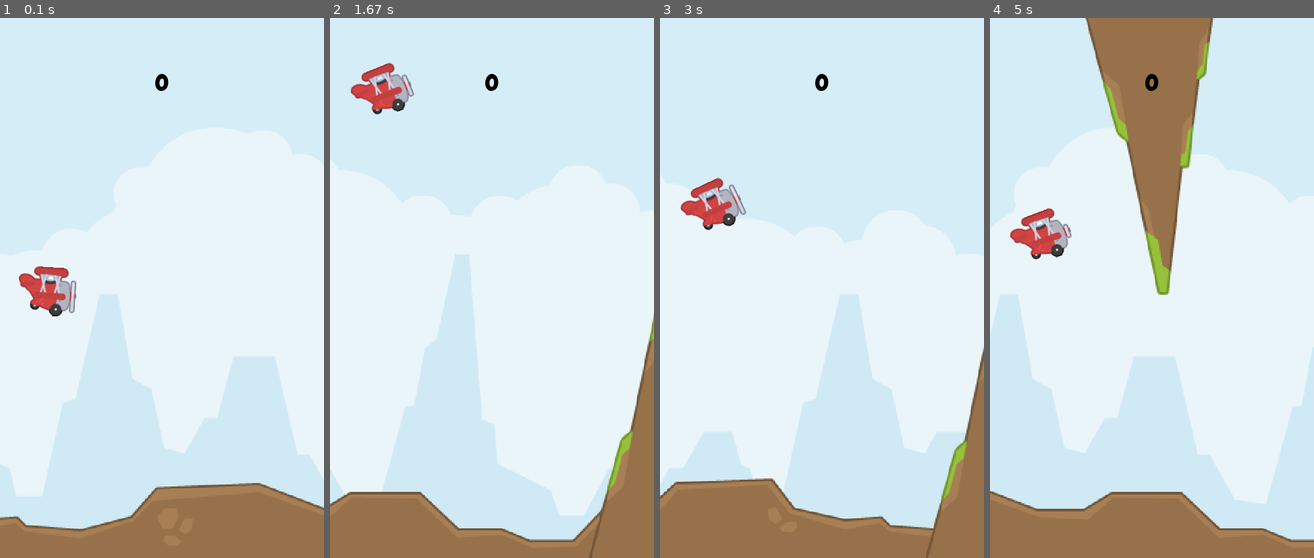
Above: before the commit, frames 1-4 (left to right).
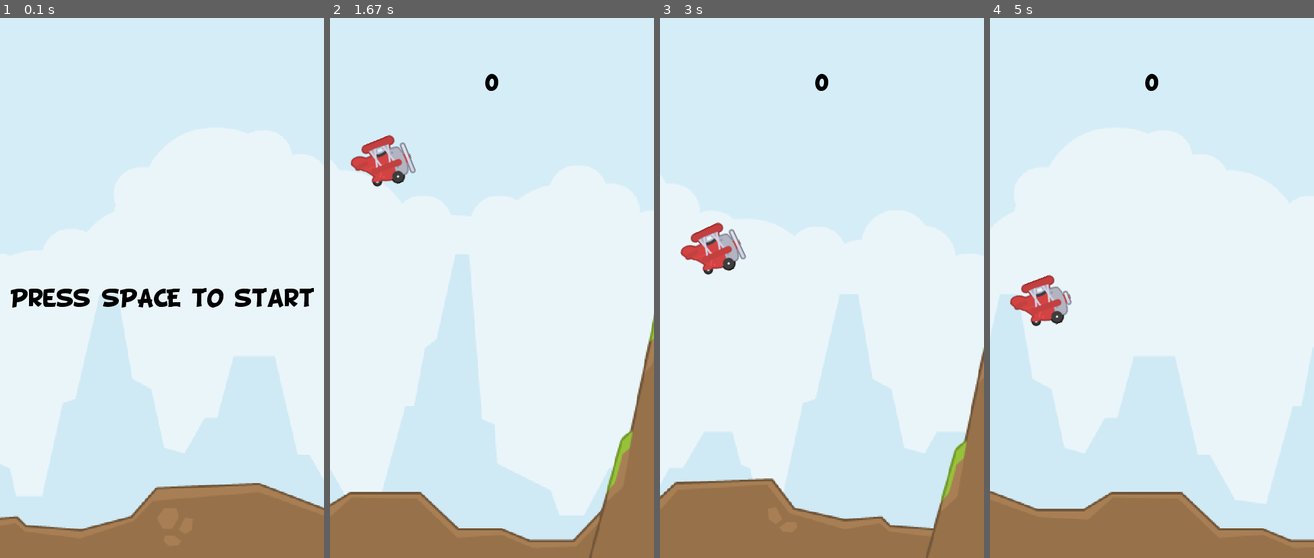
Above: after the commit, the same moments.

Repository: lubisz03/flappy_bird_clone_pygame
Game: pygame game, started from main.py
The game is run twice, just before and just after one commit, with the same random seed, the same clock (stepped at 60 frames per second) and the same inputs.
Inputs:
- Up to frame 1 (0.1 s): no input
- Up to frame 2 (1.67 s): tap Space at 0.33, 0.73, 1.03, 1.23, 1.57 s
- Up to frame 3 (3 s): tap Space at 1.87, 2.07, 2.37, 2.63, 2.97 s
- Up to frame 4 (5 s): tap Space at 3.27, 3.4, 3.8, 4.1, 4.47, 4.87 s

The runs differ from the first frame. In frame 1, 2.7% of the frame differs, in the area x 3-97%, y 10-56%; in frame 2, 2.2%; in frame 3, 2.2%; in frame 4, 12%, in the area x 6-70%, y 0-58%.

Commit message:
small changes

Diff:
--- /dev/null
+++ b/background.py
@@ -0,0 +1,27 @@
+import pygame
+from settings import *
+
+
+class BG(pygame.sprite.Sprite):
+    """Handles the background image in the game."""
+
+    def __init__(self, groups, scale_factor):
+        super().__init__(groups)
+        self.bg_image = pygame.image.load(
+            './graphics/environment/background.png').convert()
+        full_height = self.bg_image.get_height() * scale_factor
+        full_width = self.bg_image.get_width() * scale_factor
+        full_sized_image = pygame.transform.scale(
+            self.bg_image, (full_width, full_height))
+        self.image = pygame.Surface((full_width * 2, full_height))
+        self.image.blit(full_sized_image, (0, 0))
+        self.image.blit(full_sized_image, (full_width, 0))
+        self.rect = self.image.get_rect(topleft=(0, 0))
+        self.pos = pygame.math.Vector2(self.rect.topleft)
+
+    def update(self, dt, score):
+        """Updates background position for scrolling effect."""
+        self.pos.x -= 300 * INCREASE_FACTOR**score * dt
+        if self.rect.centerx <= 0:
+            self.pos.x = 0
+        self.rect.x = round(self.pos.x)
--- a/game.py
+++ b/game.py
@@ -2,56 +2,54 @@
 import time
 import sys
 from settings import *
-from sprites import BG, Ground, Plane, Obstacle
+from obstacle import Obstacle
+from plane import Plane
+from ground import Ground
+from background import BG
 
 
 class Game:
+    """Main game logic"""
+
     def __init__(self):
-        # setup
+        """Initial setup for the game."""
         pygame.init()
         self.display_surface = pygame.display.set_mode(
             (WINDOW_WIDTH, WINDOW_HEIGHT))
         pygame.display.set_caption('Flappy Bird Clone')
         self.clock = pygame.time.Clock()
-        self.active = True
+        self.active = False
+        self.initial_start = True
 
-        # sprite groups
         self.all_sprites = pygame.sprite.Group()
         self.collision_sprites = pygame.sprite.Group()
 
-        # scale factor
         bg_height = pygame.image.load(
             './graphics/environment/background.png').get_height()
         self.scale_factor = WINDOW_HEIGHT / bg_height
 
-        # sprite setup
         BG(self.all_sprites, self.scale_factor)
         Ground([self.all_sprites, self.collision_sprites], self.scale_factor)
-        self.plane = Plane(self.all_sprites, self.scale_factor / 1.7)
 
-        # text
         self.font = pygame.font.Font(
             './graphics/font/BD_Cartoon_Shout.ttf', 30)
         self.score = 0
 
-        # timer
         self.obstacle_timer = pygame.USEREVENT + 1
         pygame.time.set_timer(self.obstacle_timer,
-                              int(1400 * 0.95**self.score))
+                              int(1400 * DECREASE_FACTOR**self.score))
 
-        # menu
         self.menu_surf = pygame.image.load(
             './graphics/ui/menu.png').convert_alpha()
-
         self.menu_rect = self.menu_surf.get_rect(
             center=(WINDOW_WIDTH / 2, WINDOW_HEIGHT / 2))
 
-        # sound
         self.bg_sound = pygame.mixer.Sound('./sounds/music.wav')
         self.bg_sound.set_volume(0.1)
         self.bg_sound.play(loops=-1)
 
     def collisions(self):
+        """Checks if the player's plane hits an obstacle or the top of the screen. Ends the game if there is a collision."""
         if pygame.sprite.spritecollide(self.plane, self.collision_sprites, False, pygame.sprite.collide_mask)\
                 or self.plane.rect.top <= 0:
             for sprite in self.collision_sprites.sprites():
@@ -61,30 +59,29 @@
             self.plane.kill()
 
     def display_score(self):
-        if self.active:
-            for sprite in self.collision_sprites.sprites():
-                if sprite.sprite_type == 'obstacle':
-                    if self.plane.rect.left > sprite.rect.right and not sprite.scored:
-                        self.score += 1
-                        sprite.scored = True
-            # self.score = pygame.time.get_ticks() // 1000
-            y = WINDOW_HEIGHT / 10
-        else:
-            y = WINDOW_HEIGHT / 2 + (self.menu_rect.height / 1.5)
+        """Displays the current score during the game and on the game over screen."""
+        if not self.initial_start:
+            if self.active:
+                for sprite in self.collision_sprites.sprites():
+                    if sprite.sprite_type == 'obstacle':
+                        if self.plane.rect.left > sprite.rect.right and not sprite.scored:
+                            self.score += 1
+                            sprite.scored = True
+                y = WINDOW_HEIGHT / 10
+            else:
+                y = WINDOW_HEIGHT / 2 + (self.menu_rect.height / 1.5)
 
-        score_surf = self.font.render(f'{self.score}', True, 'black')
-        score_rect = score_surf.get_rect(
-            midtop=(WINDOW_WIDTH / 2, y))
-        self.display_surface.blit(score_surf, score_rect)
+            score_surf = self.font.render(f'{self.score}', True, 'black')
+            score_rect = score_surf.get_rect(midtop=(WINDOW_WIDTH / 2, y))
+            self.display_surface.blit(score_surf, score_rect)
 
     def run(self):
+        """Main game loop. Handles game updates, drawing, and player input."""
         last_time = time.time()
         while True:
-            # delta time
             dt = time.time() - last_time
             last_time = time.time()
 
-            # event loop
             for event in pygame.event.get():
                 if event.type == pygame.QUIT:
                     pygame.quit()
@@ -93,6 +90,11 @@
                     if event.key == pygame.K_SPACE:
                         if self.active:
                             self.plane.jump()
+                        elif self.initial_start:
+                            self.plane = Plane(
+                                self.all_sprites, self.scale_factor / 1.7)
+                            self.initial_start = False
+                            self.active = True
                         else:
                             self.plane = Plane(
                                 self.all_sprites, self.scale_factor / 1.7)
@@ -102,7 +104,6 @@
                     Obstacle([self.all_sprites, self.collision_sprites],
                              self.scale_factor * 1.1)
 
-            # game logic
             self.display_surface.fill('black')
             self.all_sprites.draw(self.display_surface)
             self.display_score()
@@ -110,6 +111,12 @@
 
             if self.active:
                 self.collisions()
+            elif self.initial_start:
+                start_surf = self.font.render(
+                    'Press SPACE to start', True, 'black')
+                start_rect = start_surf.get_rect(
+                    midtop=(WINDOW_WIDTH / 2, WINDOW_HEIGHT / 2))
+                self.display_surface.blit(start_surf, start_rect)
             else:
                 self.display_surface.blit(self.menu_surf, self.menu_rect)
 
--- /dev/null
+++ b/ground.py
@@ -0,0 +1,24 @@
+import pygame
+from settings import *
+
+
+class Ground(pygame.sprite.Sprite):
+    """Handles the ground image in the game."""
+
+    def __init__(self, groups, scale_factor):
+        super().__init__(groups)
+        self.sprite_type = 'ground'
+        ground_surf = pygame.image.load(
+            './graphics/environment/ground.png').convert_alpha()
+        self.image = pygame.transform.scale(
+            ground_surf, pygame.math.Vector2(ground_surf.get_size()) * scale_factor)
+        self.rect = self.image.get_rect(bottomleft=(0, WINDOW_HEIGHT))
+        self.pos = pygame.math.Vector2(self.rect.topleft)
+        self.mask = pygame.mask.from_surface(self.image)
+
+    def update(self, dt, score):
+        """Updates ground position for scrolling effect."""
+        self.pos.x -= 360 * INCREASE_FACTOR**score * dt
+        if self.rect.centerx <= 0:
+            self.pos.x = 0
+        self.rect.x = round(self.pos.x)
--- /dev/null
+++ b/obstacle.py
@@ -0,0 +1,34 @@
+import pygame
+from random import choice, randint
+from settings import *
+
+
+class Obstacle(pygame.sprite.Sprite):
+    """Handles obstacles in the game."""
+
+    def __init__(self, groups, scale_factor):
+        super().__init__(groups)
+        self.sprite_type = 'obstacle'
+        self.scored = False
+        orientation = choice(('up', 'down'))
+        surf = pygame.image.load(
+            f'./graphics/obstacles/{choice((0, 1))}.png').convert_alpha()
+        self.image = pygame.transform.scale(
+            surf, pygame.math.Vector2(surf.get_size()) * scale_factor)
+        x = WINDOW_WIDTH + randint(50, 100)
+        if orientation == 'up':
+            y = WINDOW_HEIGHT + randint(10, 50)
+            self.rect = self.image.get_rect(midbottom=(x, y))
+        else:
+            y = randint(-50, -10)
+            self.image = pygame.transform.flip(self.image, False, True)
+            self.rect = self.image.get_rect(midtop=(x, y))
+        self.pos = pygame.math.Vector2(self.rect.topleft)
+        self.mask = pygame.mask.from_surface(self.image)
+
+    def update(self, dt, score):
+        """Updates the obstacle's position."""
+        self.pos.x -= 400 * INCREASE_FACTOR**score * dt
+        self.rect.x = round(self.pos.x)
+        if self.rect.right <= -100:
+            self.kill()
--- /dev/null
+++ b/plane.py
@@ -0,0 +1,61 @@
+import pygame
+from settings import *
+
+
+class Plane(pygame.sprite.Sprite):
+    """Handles the player's plane in the game."""
+
+    def __init__(self, groups, scale_factor):
+        super().__init__(groups)
+        self.import_frames(scale_factor)
+        self.frame_index = 0
+        self.image = self.frames[self.frame_index]
+        self.rect = self.image.get_rect(
+            midleft=(WINDOW_WIDTH / 20, WINDOW_HEIGHT / 2))
+        self.pos = pygame.math.Vector2(self.rect.topleft)
+        self.gravity = 600
+        self.direction = 0
+        self.mask = pygame.mask.from_surface(self.image)
+        self.jump_sound = pygame.mixer.Sound('./sounds/jump.wav')
+        self.jump_sound.set_volume(0.3)
+
+    def import_frames(self, scale_factor):
+        """Loads and scales plane images."""
+        self.frames = []
+        for i in range(3):
+            surf = pygame.image.load(
+                f'./graphics/plane/red{i}.png').convert_alpha()
+            scaled_surface = pygame.transform.scale(
+                surf, pygame.math.Vector2(surf.get_size())*scale_factor)
+            self.frames.append(scaled_surface)
+
+    def apply_gravity(self, dt):
+        """Applies gravity to the plane."""
+        self.direction += self.gravity * dt
+        self.pos.y += self.direction * dt
+        self.rect.y = round(self.pos.y)
+
+    def jump(self):
+        """Makes the plane jump."""
+        self.jump_sound.play()
+        self.direction = -350
+
+    def animate(self, dt):
+        """Animates the plane's flight."""
+        self.frame_index += 10 * dt
+        if self.frame_index >= len(self.frames):
+            self.frame_index = 0
+        self.image = self.frames[int(self.frame_index)]
+
+    def rotate(self):
+        """Rotates the plane based on its direction."""
+        rotated_plane = pygame.transform.rotozoom(
+            self.image, -self.direction * 0.075, 1)
+        self.image = rotated_plane
+        self.mask = pygame.mask.from_surface(self.image)
+
+    def update(self, dt, score):
+        """Updates the plane's position and animation."""
+        self.apply_gravity(dt)
+        self.animate(dt)
+        self.rotate()
--- a/settings.py
+++ b/settings.py
@@ -1,3 +1,5 @@
 WINDOW_WIDTH = 480
 WINDOW_HEIGHT = 800
 FRAMERATE = 120
+INCREASE_FACTOR = 1.02
+DECREASE_FACTOR = 0.98
--- a/sprites.py
+++ /dev/null
@@ -1,150 +0,0 @@
-import pygame
-from settings import *
-from random import choice, randint
-
-
-class BG(pygame.sprite.Sprite):
-    def __init__(self, groups, scale_factor):
-        super().__init__(groups)
-        self.bg_image = pygame.image.load(
-            './graphics/environment/background.png').convert()
-
-        full_height = self.bg_image.get_height() * scale_factor
-        full_width = self.bg_image.get_width() * scale_factor
-        full_sized_image = pygame.transform.scale(
-            self.bg_image, (full_width, full_height))
-
-        self.image = pygame.Surface((full_width * 2, full_height))
-        self.image.blit(full_sized_image, (0, 0))
-        self.image.blit(full_sized_image, (full_width, 0))
-
-        self.rect = self.image.get_rect(topleft=(0, 0))
-        self.pos = pygame.math.Vector2(self.rect.topleft)
-
-    def update(self, dt, score):
-        self.pos.x -= 300 * 1.02**score * dt
-        if self.rect.centerx <= 0:
-            self.pos.x = 0
-        self.rect.x = round(self.pos.x)
-
-
-class Ground(pygame.sprite.Sprite):
-    def __init__(self, groups, scale_factor):
-        super().__init__(groups)
-        self.sprite_type = 'ground'
-
-        # image
-        ground_surf = pygame.image.load(
-            './graphics/environment/ground.png').convert_alpha()
-        self.image = pygame.transform.scale(
-            ground_surf, pygame.math.Vector2(ground_surf.get_size()) * scale_factor)
-
-        # position
-        self.rect = self.image.get_rect(
-            bottomleft=(0, WINDOW_HEIGHT))
-        self.pos = pygame.math.Vector2(self.rect.topleft)
-
-        # mask
-        self.mask = pygame.mask.from_surface(self.image)
-
-    def update(self, dt, score):
-        self.pos.x -= 360 * 1.02**score * dt
-        if self.rect.centerx <= 0:
-            self.pos.x = 0
-        self.rect.x = round(self.pos.x)
-
-
-class Plane(pygame.sprite.Sprite):
-    def __init__(self, groups, scale_factor):
-        super().__init__(groups)
-
-        # image
-        self.import_frames(scale_factor)
-        self.frame_index = 0
-        self.image = self.frames[self.frame_index]
-
-        # rect
-        self.rect = self.image.get_rect(
-            midleft=(WINDOW_WIDTH / 20, WINDOW_HEIGHT / 2))
-        self.pos = pygame.math.Vector2(self.rect.topleft)
-
-        # movement
-        self.gravity = 600
-        self.direction = 0
-
-        # mask
-        self.mask = pygame.mask.from_surface(self.image)
-
-        # sound
-        self.jump_sound = pygame.mixer.Sound('./sounds/jump.wav')
-        self.jump_sound.set_volume(0.3)
-
-    def import_frames(self, scale_factor):
-        self.frames = []
-        for i in range(3):
-            surf = pygame.image.load(
-                f'./graphics/plane/red{i}.png').convert_alpha()
-            scaled_surface = pygame.transform.scale(
-                surf, pygame.math.Vector2(surf.get_size())*scale_factor)
-            self.frames.append(scaled_surface)
-
-    def apply_gravity(self, dt):
-        self.direction += self.gravity * dt
-        self.pos.y += self.direction * dt
-        self.rect.y = round(self.pos.y)
-
-    def jump(self):
-        self.jump_sound.play()
-        self.direction = -350
-
-    def animate(self, dt):
-        self.frame_index += 10 * dt
-        if (self.frame_index >= len(self.frames)):
-            self.frame_index = 0
-        self.image = self.frames[int(self.frame_index)]
-
-    def rotate(self):
-        rotated_plane = pygame.transform.rotozoom(
-            self.image, -self.direction * 0.075, 1)
-        self.image = rotated_plane
-        self.mask = pygame.mask.from_surface(self.image)
-
-    def update(self, dt, score):
-        self.apply_gravity(dt)
-        self.animate(dt)
-        self.rotate()
-
-
-class Obstacle(pygame.sprite.Sprite):
-    def __init__(self, groups, scale_factor):
-        super().__init__(groups)
-        self.sprite_type = 'obstacle'
-        self.scored = False
-
-        orientation = choice(('up', 'down'))
-        surf = pygame.image.load(
-            f'./graphics/obstacles/{choice((0, 1))}.png').convert_alpha()
-        self.image = pygame.transform.scale(
-            surf, pygame.math.Vector2(surf.get_size()) * scale_factor)
-
-        x = WINDOW_WIDTH + randint(50, 100)
-
-        if orientation == 'up':
-            y = WINDOW_HEIGHT + randint(10, 50)
-            self.rect = self.image.get_rect(midbottom=(x, y))
-        else:
-            y = randint(-50, -10)
-            self.image = pygame.transform.flip(self.image, False, True)
-            self.rect = self.image.get_rect(
-                midtop=(x, y))
-
-        self.pos = pygame.math.Vector2(self.rect.topleft)
-
-        # mask
-        self.mask = pygame.mask.from_surface(self.image)
-
-    def update(self, dt, score):
-        self.pos.x -= 400 * 1.02**score * dt
-        self.rect.x = round(self.pos.x)
-        if self.rect.right <= - 100:
-            self.kill()
